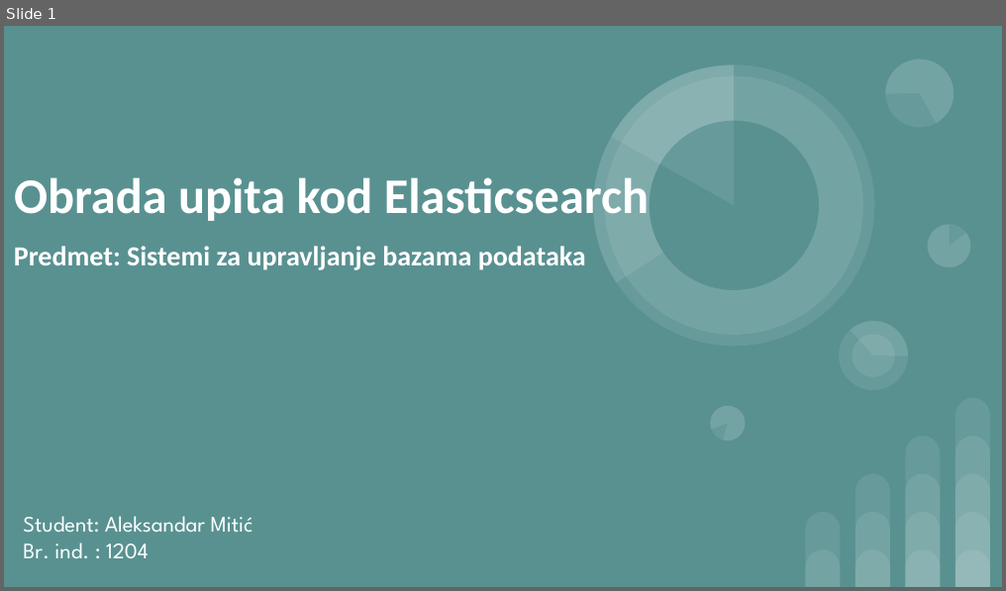
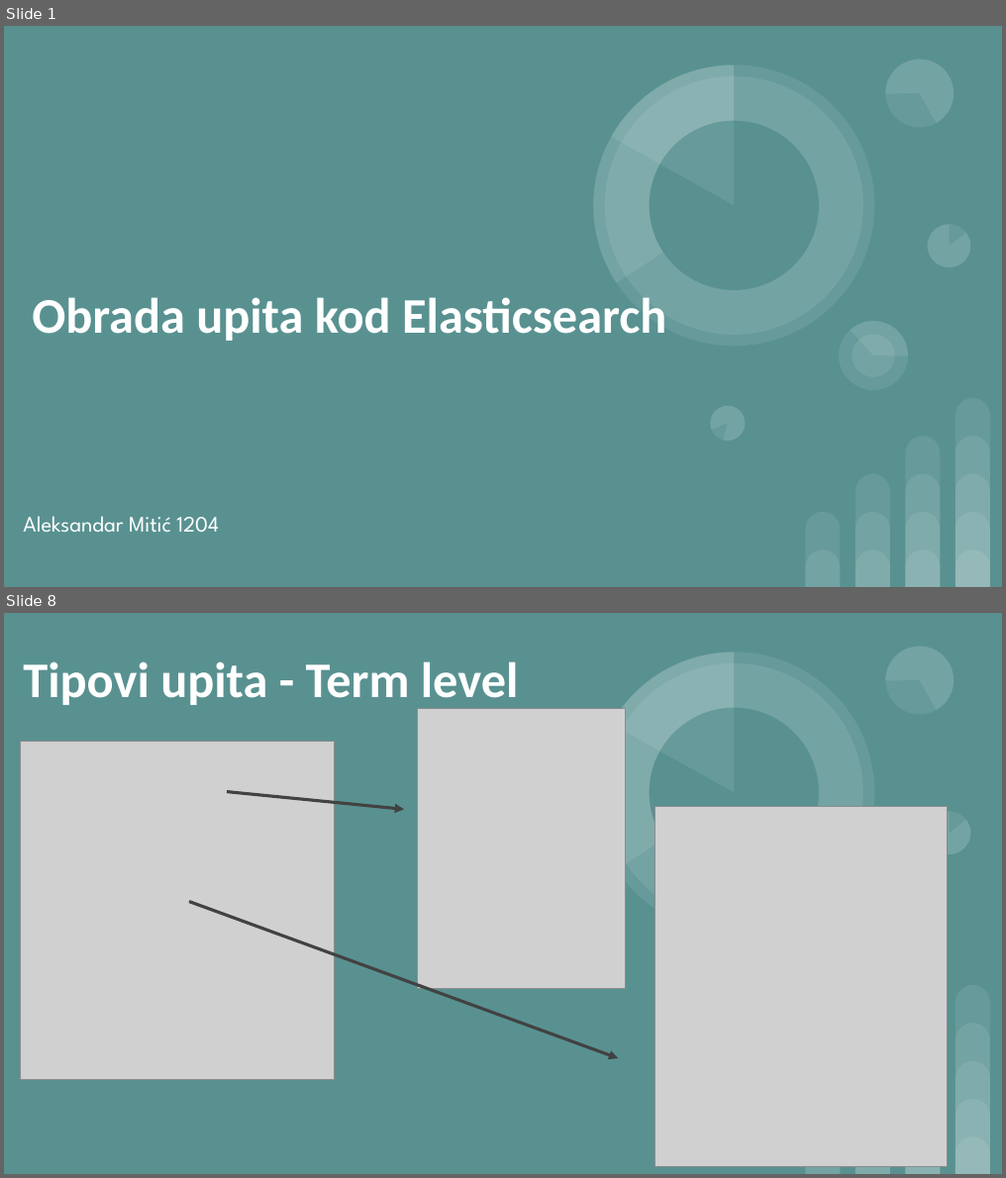
Before and after one commit to AleksandarPici/DBMS, a slide deck: Seminarski 1/DBMS Seminarski rad I -Aleksandar Mitic 1204.pptx. Shown one above the other, each under a label of ours: slide 1 before the commit, slides 1 and 8 after it; the slides between them are not shown. The pictures are 1006x591 and 1006x1178 pixels, drawn with LibreOffice and Linux fonts; fonts in the diff are those of the drawing; grey boxes stand for pictures. Boxes give left, top, right and bottom in pixels: in the first picture for what was removed or moved away, otherwise in the second. Text is boxed around its words. In the diff, an @@ line names an element or a change of style, - is before the commit and + after.

```diff
--- a/Seminarski 1/DBMS Seminarski rad I -Aleksandar Mitic 1204.pptx
+++ b/Seminarski 1/DBMS Seminarski rad I -Aleksandar Mitic 1204.pptx
@@ slide 8 added at (4,613,1002,1174), background #599191; not listed: 23 template elements that a slide beside it also shows @@
@@ title added at (23,662,519,705), 36 pt, text #FFFFFF, bold @@
+Tipovi upita - Term level
@@ picture added at (417,709,625,988) @@
@@ picture added at (21,741,336,1080) @@
@@ arrow added from (227, 791) to (404, 810), #424242 2.25 pt @@
@@ picture added at (654,807,947,1165) @@
@@ arrow added from (189, 901) to (618, 1059), #424242 2.25 pt @@
@@ slide 1 changed as well @@
@@ title "Obrada upita kod Elasticsearch": place and size @@
-title "Obrada upita kod Elasticsearch" at (14,177,648,221)
+title "Obrada upita kod Elasticsearch" at (32,297,666,341)
@@ text removed at (14,246,586,271) @@
-Predmet: Sistemi za upravljanje bazama podataka
@@ subtitle at (23,516,219,532): text changed @@
-Student: Aleksandar Mitić
-Br. ind. : 1204
+Aleksandar Mitić 1204
```
Also in this commit, not shown: 25 other slides added, 19 slides removed, 1 other file.
